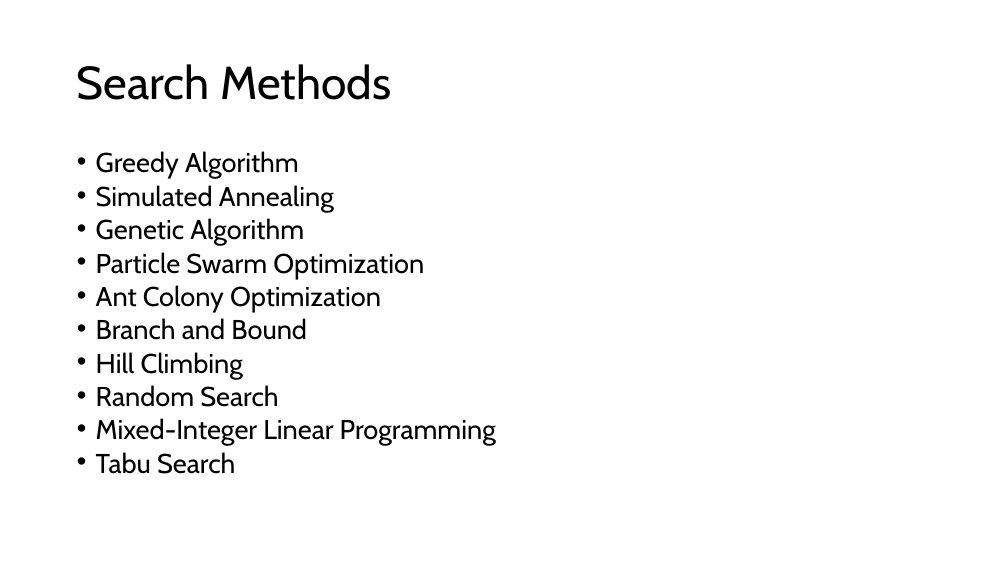
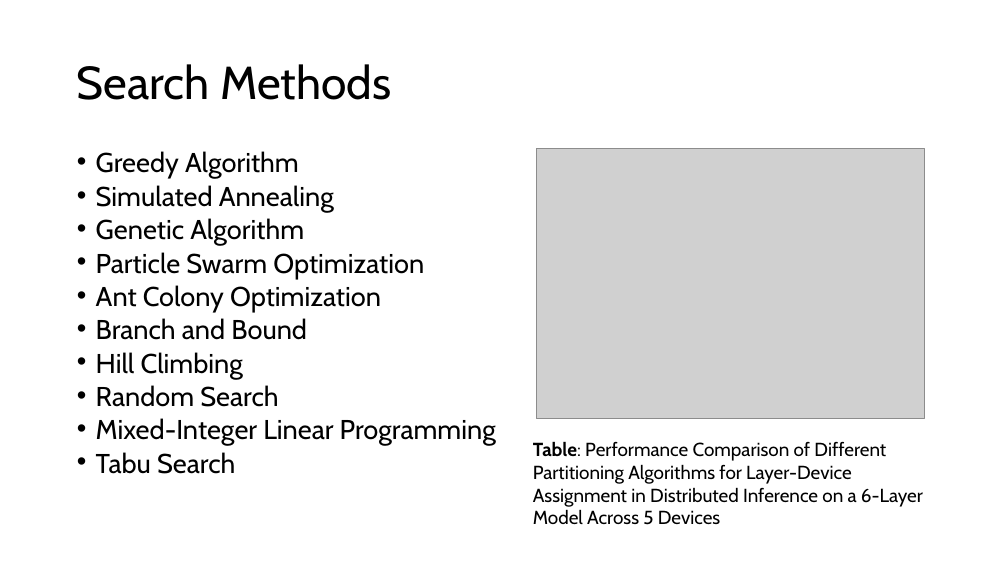
Before and after one commit to GXG-CS/on_device_learning, a slide deck: slide 9 of micro-network-project.pptx. Drawn at 1008x567 pixels with LibreOffice and Linux fonts; fonts in the diff are those of the drawing; grey boxes stand for pictures. Boxes give left, top, right and bottom in pixels: in the first picture for what was removed or moved away, otherwise in the second. Text is boxed around its words. In the diff, an @@ line names an element or a change of style, - is before the commit and + after.

```diff
--- a/micro-network-project.pptx
+++ b/micro-network-project.pptx
@@ picture added at (x1=536, y1=148, x2=924, y2=418) @@
@@ text added at (x1=533, y1=441, x2=923, y2=525), 18 pt, text #000000 @@
+Table: Performance Comparison of Different Partitioning Algorithms for Layer-Device Assignment in Distributed Inference on a 6-Layer Model Across 5 Devices
```
Also in this commit, not shown: 1 other slide changed, 4 slides added, 1 slide removed, 7 other files.
